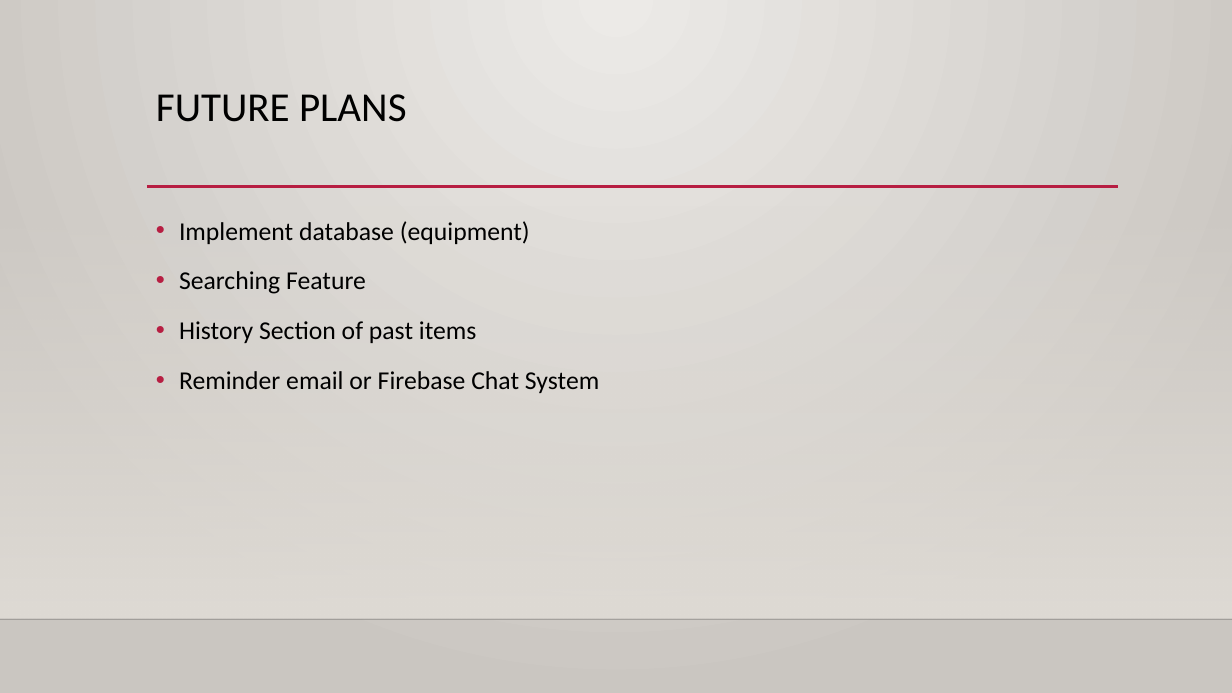
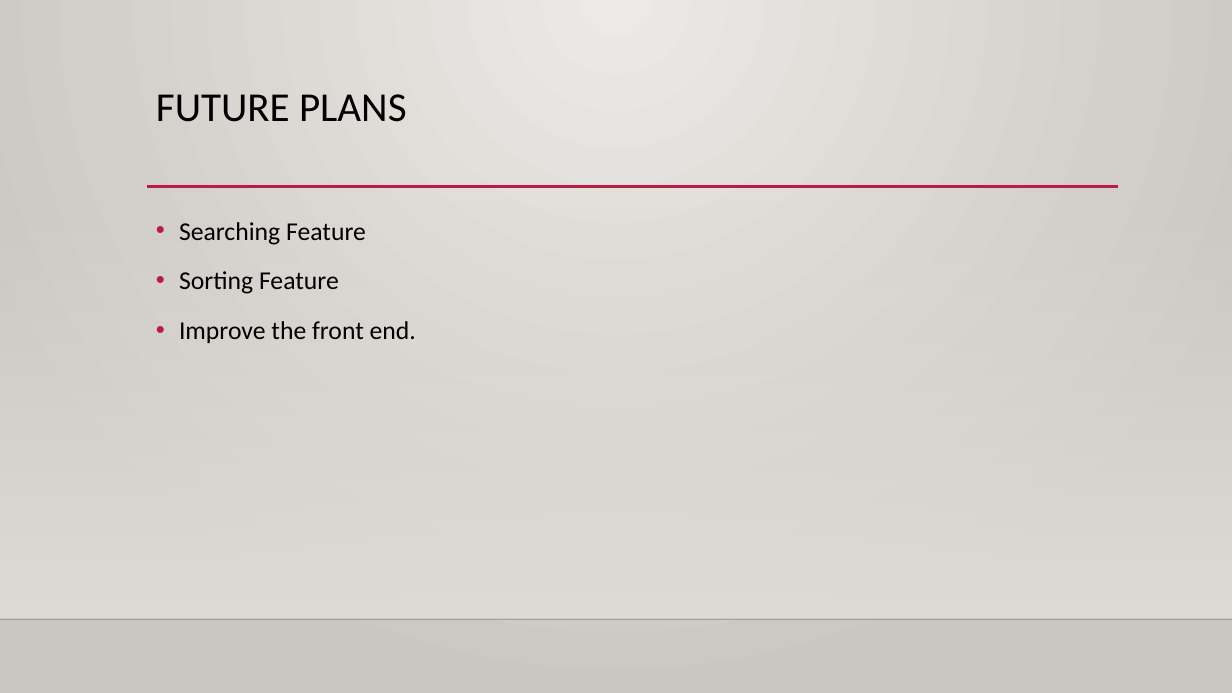
Before and after one commit to JedarrienFrazier/CMPS411, a slide deck: slide 5 of 411.pptx. Drawn at 1232x693 pixels with LibreOffice and Linux fonts; fonts in the diff are those of the drawing; background and template pictures are left out. Boxes give left, top, right and bottom in pixels: in the first picture for what was removed or moved away, otherwise in the second. Text is boxed around its words. In the diff, an @@ line names an element or a change of style, - is before the commit and + after.

```diff
--- a/411.pptx
+++ b/411.pptx
@@ text at box(179, 221, 530, 244): paragraph removed @@
-• Implement database (equipment)
@@ text at box(179, 271, 416, 343): text changed @@
-• History Section of past items
-• Reminder email or Firebase Chat System
+• Sorting Feature
+• Improve the front end.
```
Also in this commit, not shown: 2 other slides changed.
